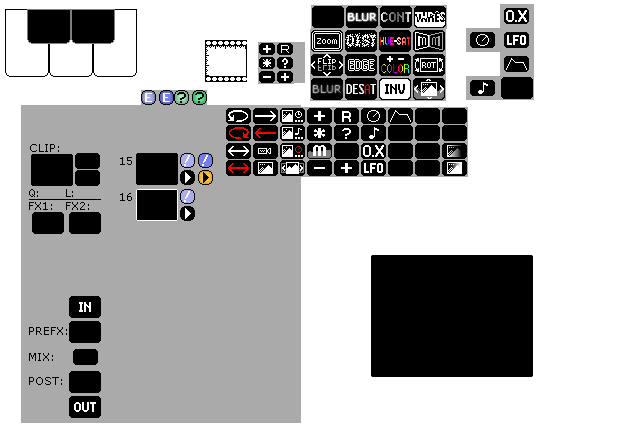
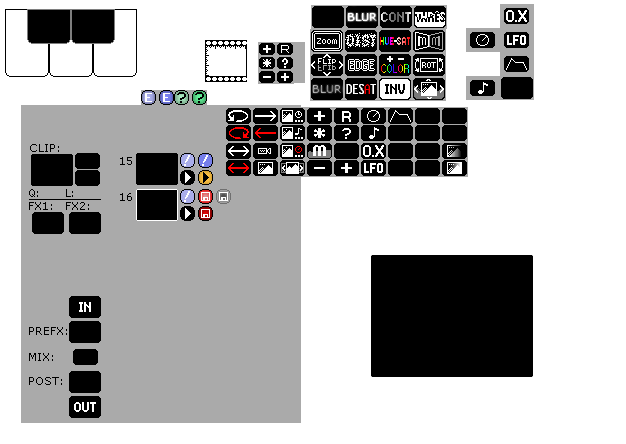
Before/after of a 626 x 444 layered artwork. What changed in the layer stack:
painted on "New Layer#4" over (198, 189, 231, 221)
